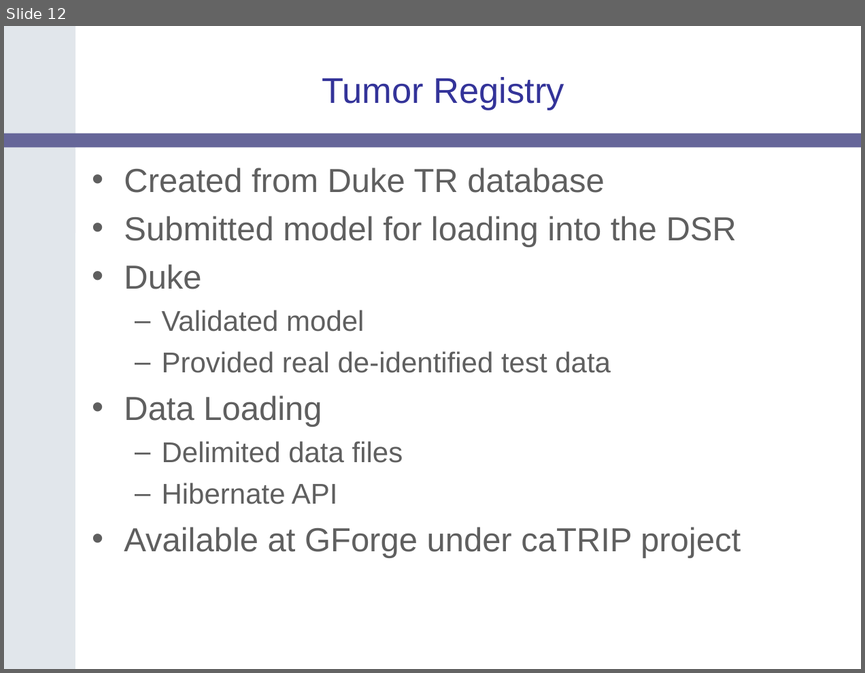
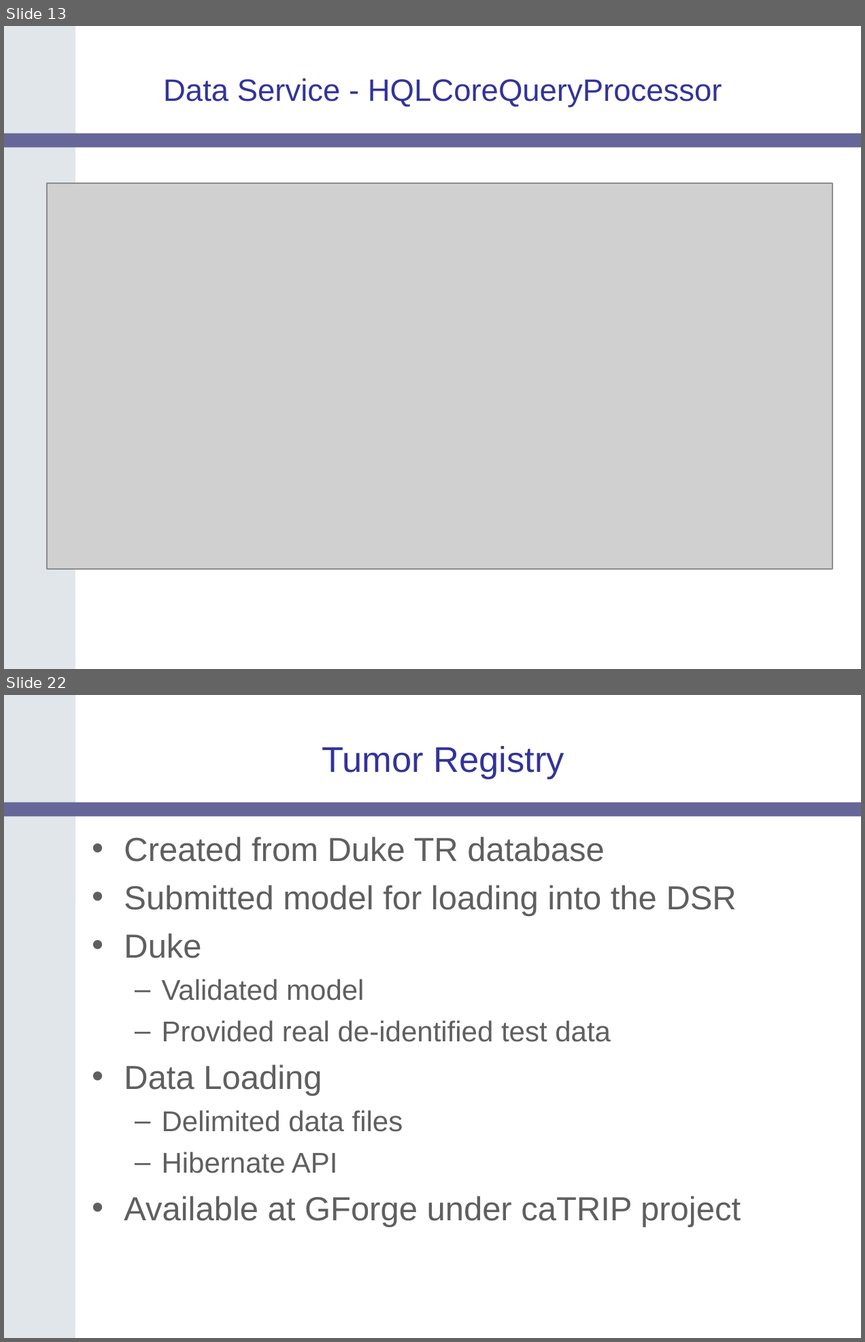
Before and after one commit to NCIP/catrip, a slide deck: catrip/documentation/presentations/catrip_beta_demo_2006_11_01/catrip_demo_2006_11_01.ppt. Shown one above the other, each under a label of ours: slide 12 before the commit, slides 13 and 22 after it; the slides between them are not shown. The pictures are 865x673 and 865x1342 pixels, drawn with LibreOffice and Linux fonts; fonts in the diff are those of the drawing; grey boxes stand for pictures; background and template pictures are left out. Boxes give left, top, right and bottom in pixels: in the first picture for what was removed or moved away, otherwise in the second. Text is boxed around its words. In the diff, an @@ line names an element or a change of style, - is before the commit and + after.

Commit message:
added caTRIP Architecture - Data Service and FQE/DCQL
SVN-Revision: 1098

```diff
--- a/catrip/documentation/presentations/catrip_beta_demo_2006_11_01/catrip_demo_2006_11_01.ppt
+++ b/catrip/documentation/presentations/catrip_beta_demo_2006_11_01/catrip_demo_2006_11_01.ppt
@@ slide 13 added at [4,26,861,669], background #FFFFFF; not listed: 2 template elements that a slide beside it also shows @@
@@ title added at [163,78,722,107], 26 pt, text #333399 @@
+Data Service - HQLCoreQueryProcessor
@@ picture added at [47,183,832,569] @@
@@ what was slide 12 is now slide 22 @@
```
Also in this commit, not shown: 9 other slides added.
